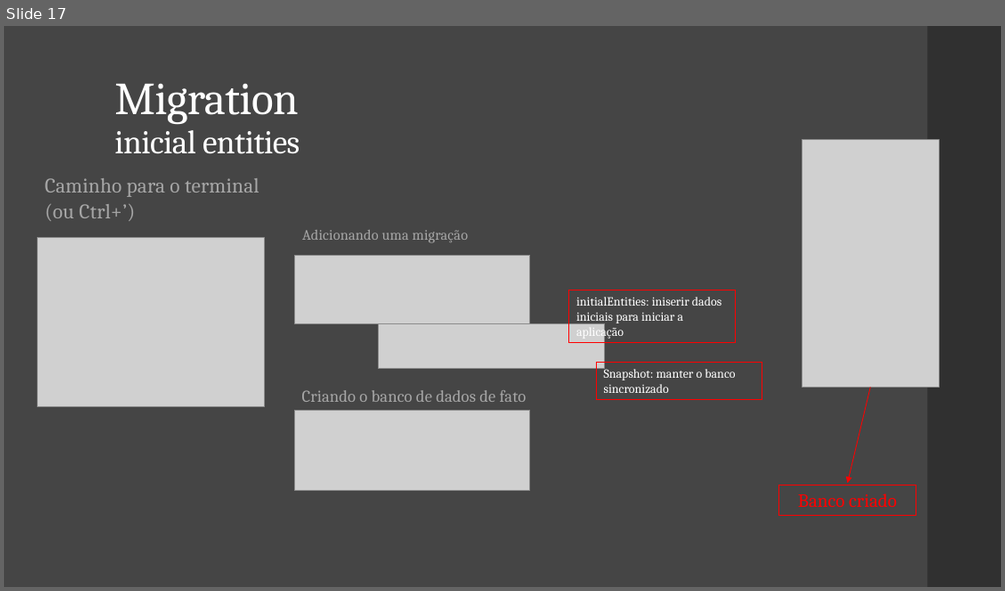
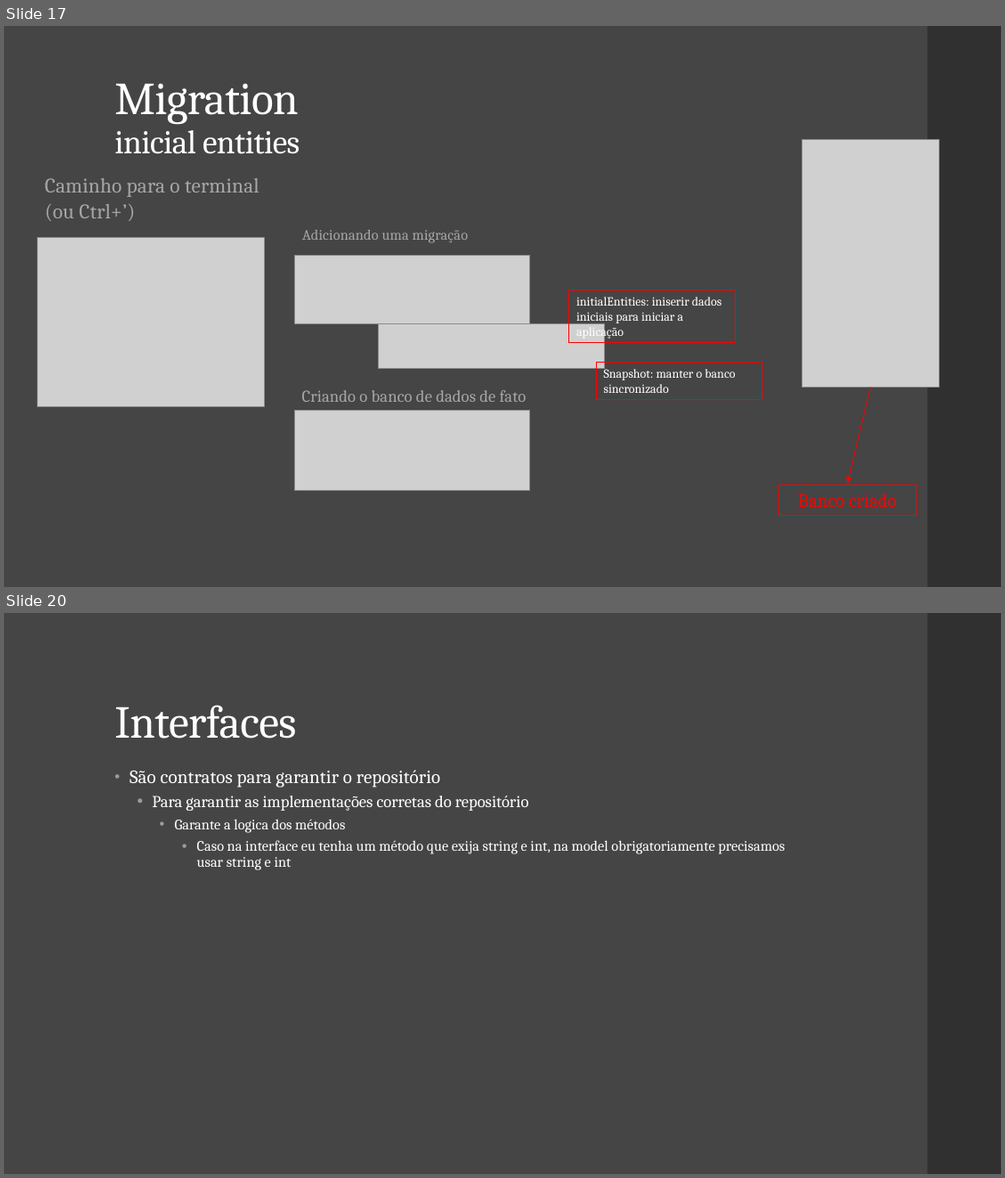
Before and after one commit to Filipe-Alexandre/TIPI04, a slide deck: aulas/saida-02-Back-end/Csharp/DocumentacaoMVC.pptx. Shown one above the other, each under a label of ours: slide 17 before the commit, slides 17 and 20 after it; the slides between them are not shown. The pictures are 1005x591 and 1005x1178 pixels, drawn with LibreOffice and Linux fonts; fonts in the diff are those of the drawing; grey boxes stand for pictures. Boxes give left, top, right and bottom in pixels: in the first picture for what was removed or moved away, otherwise in the second. Text is boxed around its words. In the diff, an @@ line names an element or a change of style, - is before the commit and + after.

```diff
--- a/aulas/saida-02-Back-end/Csharp/DocumentacaoMVC.pptx
+++ b/aulas/saida-02-Back-end/Csharp/DocumentacaoMVC.pptx
@@ slide 20 added at [4,613,1001,1174], background #454545; not listed: 1 template element that a slide beside it also shows @@
@@ title added at [114,705,296,738], 44 pt, text #FFFFFF @@
+Interfaces
@@ text added at [129,770,785,870], 14 pt, text #FFFFFF @@
+• São contratos para garantir o repositório
+  • Para garantir as implementações corretas do repositório
+    • Garante a logica dos métodos
+      • Caso na interface eu tenha um método que exija string e int, na model obrigatoriamente precisamos usar string e int
```
Also in this commit, not shown: 12 other slides added.
